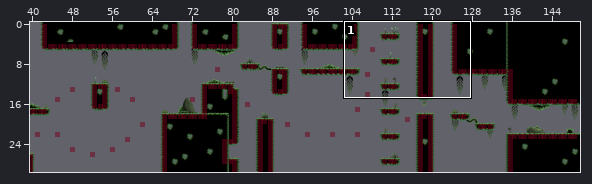
Two states of a Tiled map, 2D platformer/Output/Assets/maps/finalMap.tmx. The picture above shows the old version from afar; the outline marks the close-up.
Close-up. Before the commit:
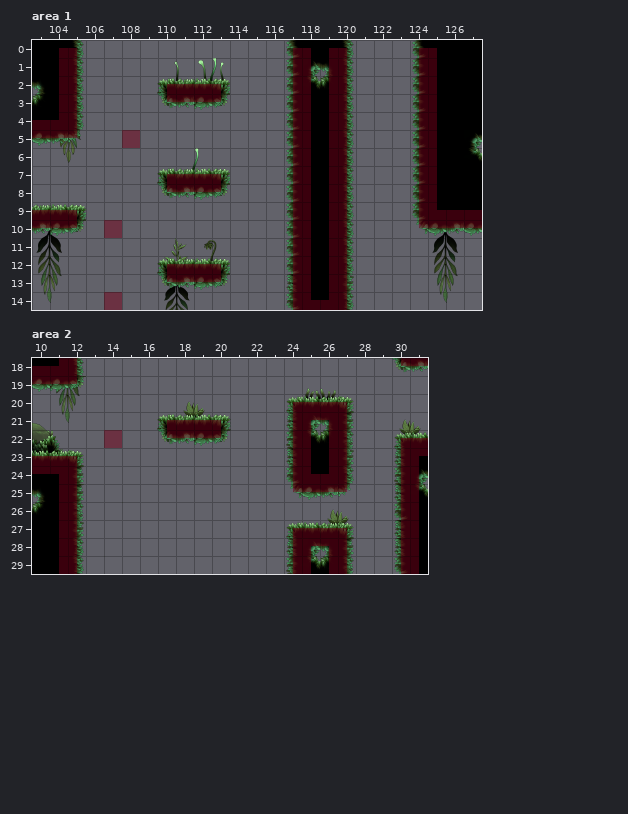
Cells are 64x64 px. Shown: area 1 x 103..127, y 0..14; area 2 x 10..31, y 18..29. The commit also changed other parts of the map, which this record leaves out. Layer "Collisions" is drawn -32,28 px off the grid. Layer "FallingPlatforms" is drawn -64,0 px off the grid.
The same view after the edit:
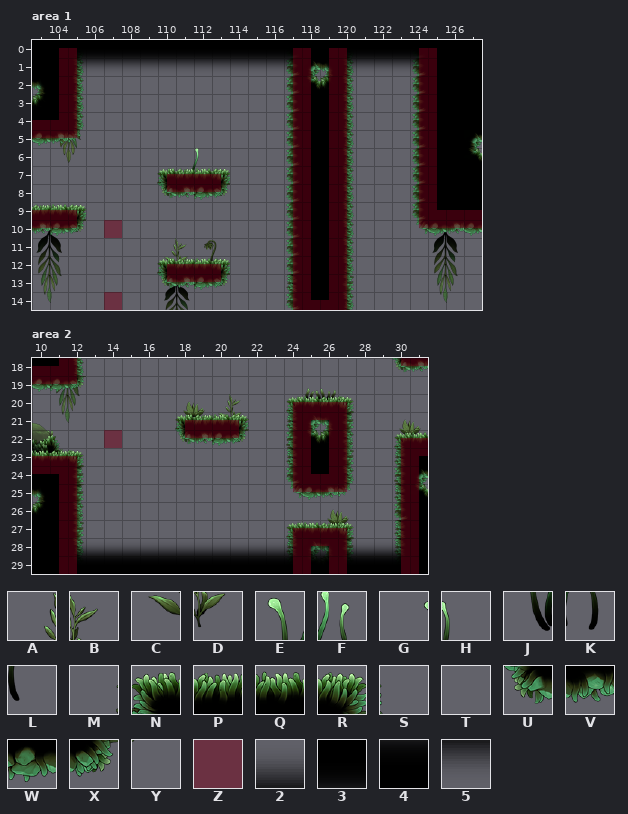
Key: from "Decoration": A 192, B 193, C 208, D 209, E 226, F 227, G 228, H 229, J 242, K 243, L 245; from "Tileset": M 84, N 85, P 86, Q 87, R 88, S 89, T 98, U 99, V 100, W 101, X 102, Y 103, Z 106; from "dark and light": 2 10, 3 11, 4 17, 5 18.
_ is an empty cell, . an unchanged one.
Tiles of an added or newly shown layer are drawn over the layers below it.
See-through tiles are keyed as they look on the map.
Diff:
--- layer "decoration", area 1
@@ x 110..113 @@
- 1 GHEF
- 2 .LJK
+ 1 ____
+ 2 .___
--- layer "front", area 1
@@ x 110..113 @@
- 2 NPQR
- 3 UVWX
+ 2 ____
+ 3 ____
--- layer "dark and light" (added), area 1
@@ x 105..124 @@
- 0 _____________.._____
- 1 _____________.._____
+ 0 3333333333333..33333
+ 1 5555555555555..55555
--- layer "Collisions", area 1
@@ x 111..113 @@
- 2 ZZZ
+ 2 ___
--- layer "FallingPlatforms", area 1
@@ x 109..109 @@
- 5 Z
+ 5 _
--- layer "decoration", area 2
@@ x 20..21 @@
-20 __
-21 __
+20 AB
+21 CD
--- layer "mid", area 2
@@ x 17..21 @@
-21 NPQRS
-22 UVWXY
+21 MNPQR
+22 TUVWX
--- layer "dark and light" (added), area 2
@@ x 12..30 @@
-28 ___________________
-29 ___________________
+28 2222222222222222222
+29 4444444444444444444
--- layer "Collisions", area 2
@@ x 18..21 @@
-21 Z.._
+21 _..Z
Where, in picture pixels (left, top, right, bottom), the same in both close-ups:
changed: (73, 40, 299, 110)
added: (343, 40, 425, 72)
removed: (122, 130, 140, 148)
changed: (158, 394, 248, 446)
added: (73, 542, 407, 574)
